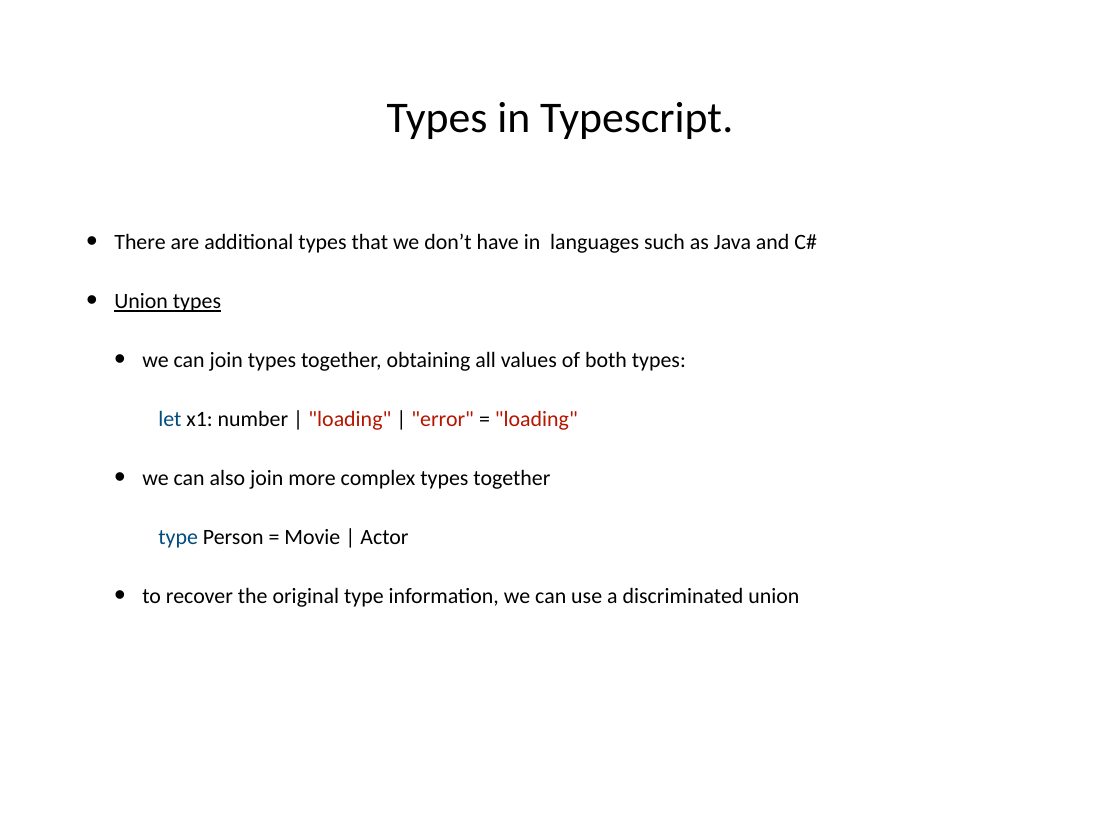
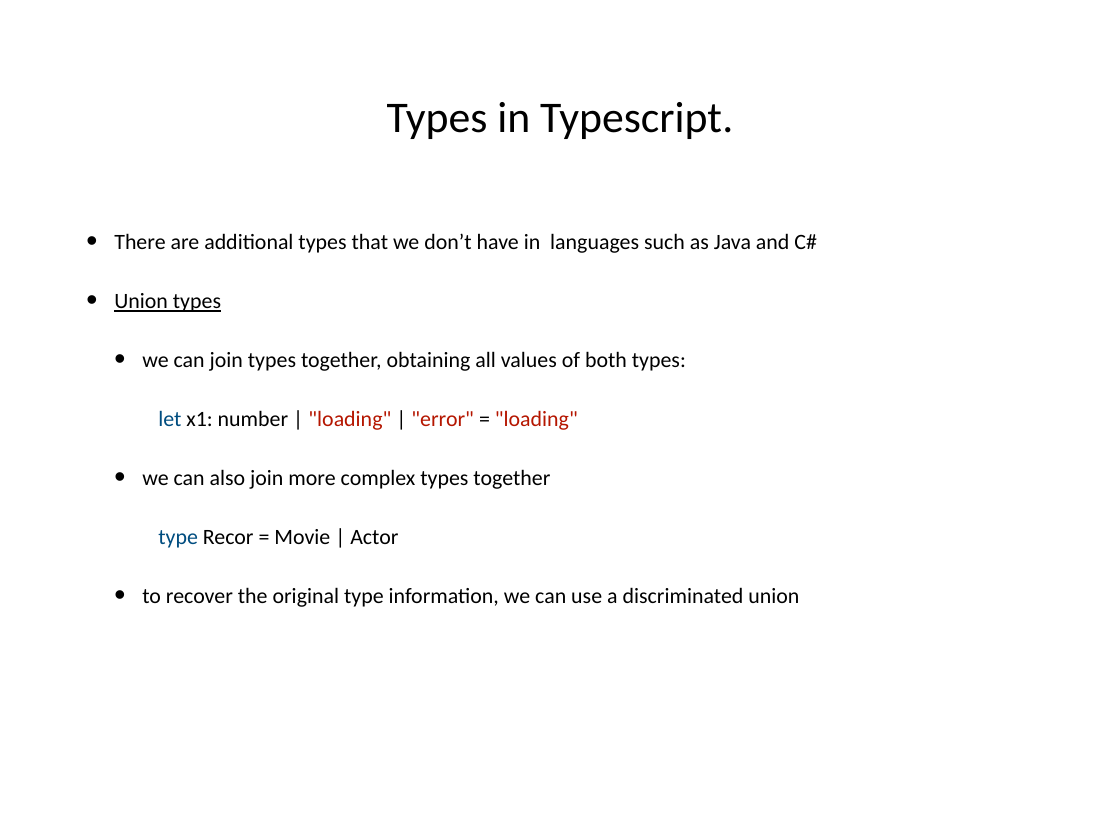
Before and after one commit to hogeschool/Development-5, a slide deck: slide 24 of Lectures/Lecture5/lesson5.pptx. Drawn at 1120x840 pixels with LibreOffice and Linux fonts; fonts in the diff are those of the drawing. Boxes give left, top, right and bottom in pixels: in the first picture for what was removed or moved away, otherwise in the second. Text is boxed around its words. In the diff, an @@ line names an element or a change of style, - is before the commit and + after.

```diff
--- a/Lectures/Lecture5/lesson5.pptx
+++ b/Lectures/Lecture5/lesson5.pptx
@@ text at (x1=158, y1=529, x2=398, y2=548): text changed @@
-          type Person = Movie | Actor
+          type Recor = Movie | Actor
```
Also in this commit, not shown: 2 other slides changed.
